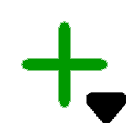
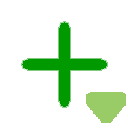
Revision of a layered 128x128 image; what changed, layer by layer:
painted on "Ebene 3" over box(86, 92, 126, 123)
